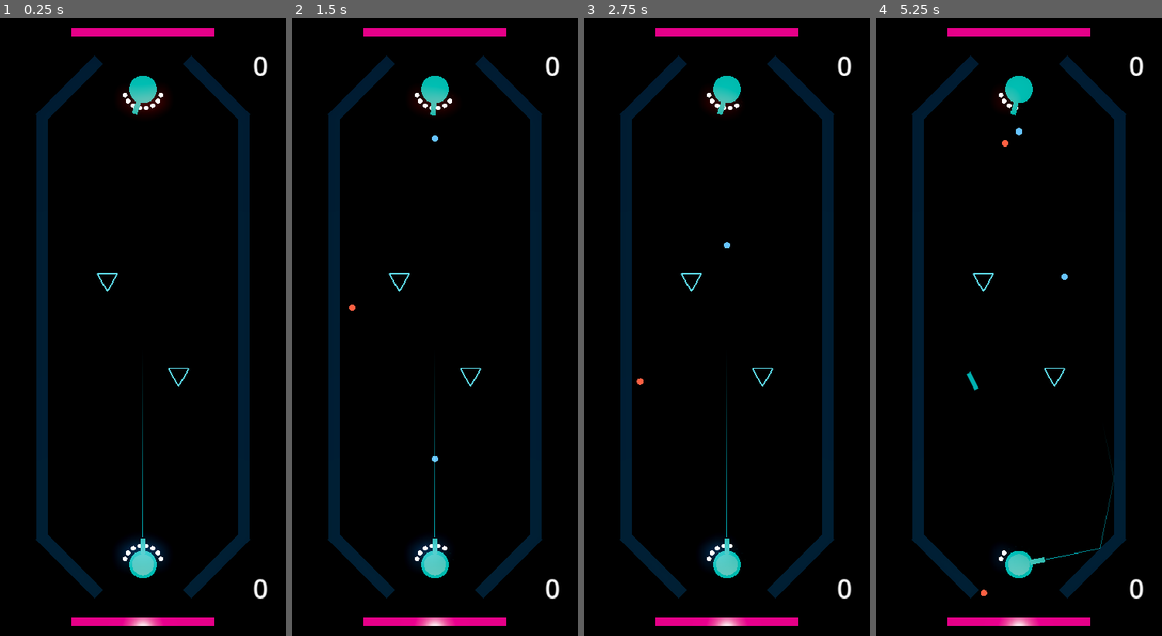
Above: before the commit, frames 1-4 (left to right).
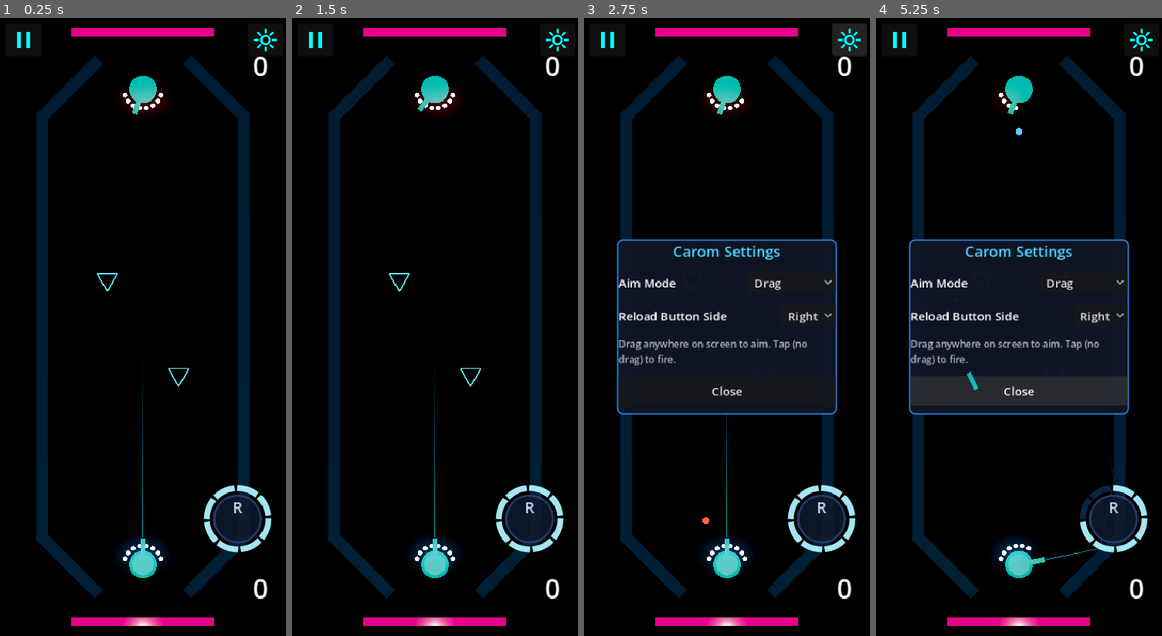
Above: after the commit, the same moments.

Repository: mchambers-mojang/sweet-vinegar-games
Game: Godot game, scene res://carom/scenes/carom_arena.tscn
Same seed, same stepped clock (60 frames per second), same inputs: the game is played once before the commit and once after it. This scene is started directly instead of the project's main scene.
Inputs (mouse positions are in pixels of both pictures, inside the frame that each line leads up to):
- Up to frame 1 (0.25 s): no input
- Up to frame 2 (1.5 s): click (314, 42) at 0.52 s; click (435, 333) at 1.25 s, where only the run after the commit has a clickable "Resume"
- Up to frame 3 (2.75 s): click (849, 42) at 2.02 s
- Up to frame 4 (5.25 s): click (1084, 283) at 2.75 s, where only the run after the commit has a clickable "Drag"; click (1101, 314) at 3.5 s, where only the run after the commit has a clickable "Right"; tap Enter (ui_accept) at 4.25, 4.52 s; move the mouse to (1081, 296) at 4.27 s; hold Right (ui_right) 4.28-5 s; hold Shift 4.28-5 s; click (1081, 296) at 4.42 s; drag from (961, 357) to (1004, 450) at 5.02 s

The runs differ from the first frame. In frame 1, 1.7% of the frame differs, in the area x 5-98%, y 1-87%; in frame 2, 2.0%; in frame 3, 22%, in the area x 5-99%, y 0-89%; in frame 4, 22%.
Error before the commit: Cannot call method 'add_child' on a null value. (res://carom/scripts/carom_hud.gd:156)

Commit message:
Add Background CanvasLayer to prevent scene bleed-through
Adds a black ColorRect on CanvasLayer -1 so stale 2D content (e.g.
Blockudoku board) doesn't show through the 3D Carom arena.
Also adds OverlayLayer Control node for HUD button anchoring.

Co-authored-by: Copilot <223556219+Copilot@users.noreply.github.com>

Diff:
--- a/carom/scenes/carom_arena.tscn
+++ b/carom/scenes/carom_arena.tscn
@@ -75,6 +75,17 @@
 [node name="CaromArena" type="Node3D"]
 script = ExtResource("1")
 
+[node name="Background" type="CanvasLayer" parent="."]
+layer = -1
+
+[node name="BackgroundRect" type="ColorRect" parent="Background"]
+anchors_preset = 15
+anchor_right = 1.0
+anchor_bottom = 1.0
+grow_horizontal = 2
+grow_vertical = 2
+color = Color(0, 0, 0, 1)
+
 [node name="WorldEnvironment" type="WorldEnvironment" parent="."]
 environment = SubResource("14")
 camera_attributes = SubResource("15")
@@ -292,3 +303,12 @@
 theme_override_colors/font_outline_color = Color(0, 0, 0, 1)
 theme_override_constants/outline_size = 4
 horizontal_alignment = 2
+
+[node name="OverlayLayer" type="Control" parent="HUD"]
+unique_name_in_owner = true
+anchors_preset = 15
+anchor_right = 1.0
+anchor_bottom = 1.0
+grow_horizontal = 2
+grow_vertical = 2
+mouse_filter = 2
